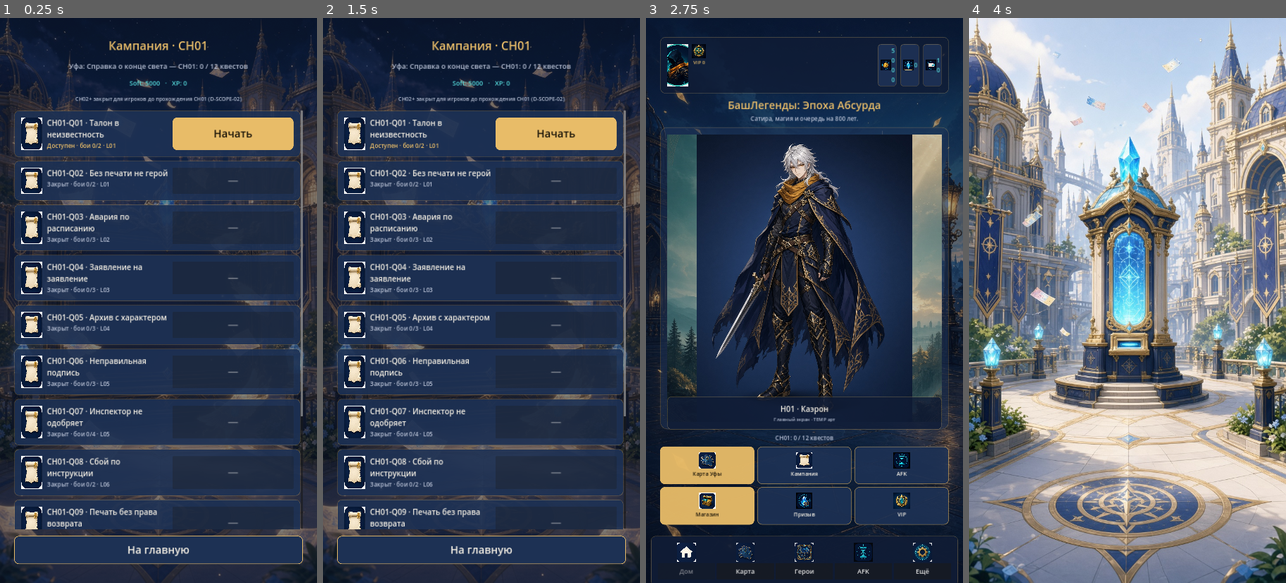
Above: before the commit, frames 1-4 (left to right).
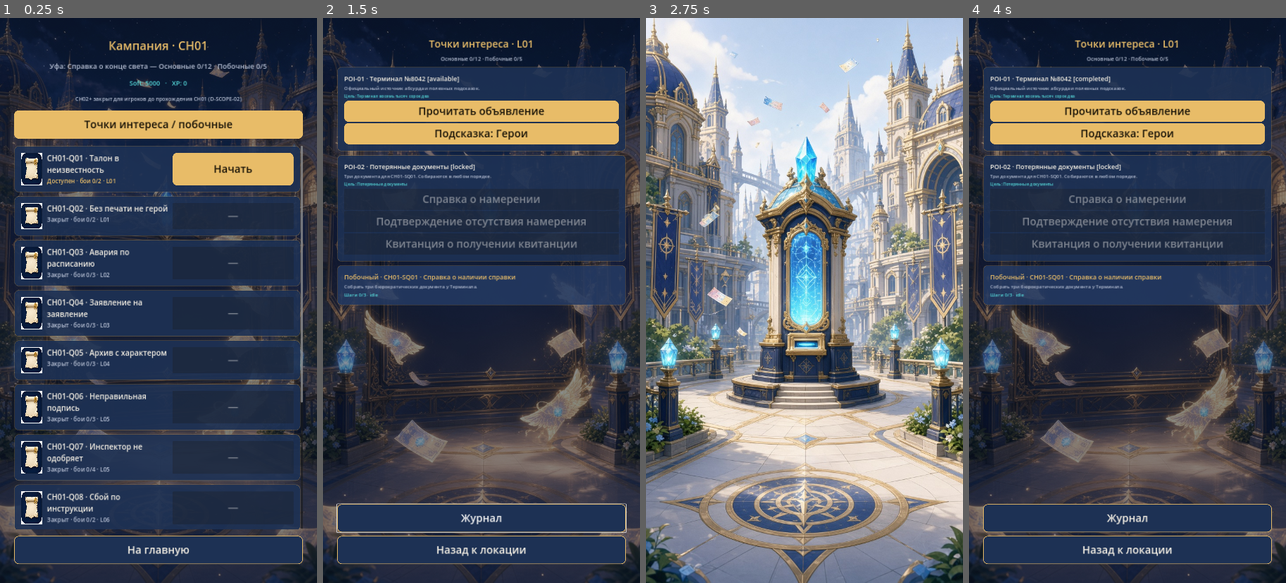
Above: after the commit, the same moments.

Repository: maillunex-lang/SarcasmAfk
Game: Godot game, scene res://scenes/campaign/campaign.tscn
The game is run twice, just before and just after one commit, with the same random seed, the same clock (stepped at 60 frames per second) and the same inputs. This scene is started directly instead of the project's main scene.
Inputs (mouse positions are in pixels of both pictures, inside the frame that each line leads up to):
- Up to frame 1 (0.25 s): no input
- Up to frame 2 (1.5 s): click (481, 125) at 0.5 s, where only the run after the commit has a clickable "Точки интереса / побочные"; click (481, 520) at 1.25 s, where only the run after the commit has a clickable "Журнал"
- Up to frame 3 (2.75 s): click (804, 549) at 2 s, where only the run after the commit has a clickable "Назад к локации"
- Up to frame 4 (4 s): click (1127, 481) at 2.75 s, where only the run after the commit has a clickable "Точки интереса / побочные"; click (1203, 131) at 3.5 s, where only the run before the commit has a clickable "Начать"

The runs differ from the first frame. In frame 1, 23% of the frame differs, in the area x 4-96%, y 8-91%; in frame 2, 45%; in frame 3, 96%, in the area x 0-100%, y 0-100%; in frame 4, 96%.

Commit message:
CH01 RPG expansion Slice C–D: POI UI, ApiClient, EX inserts, docs
Wire Godot POI/sidequest hub, campaign progress counters, mock/live
campaign client APIs, one-shot EX-01…06 inserts after key battles,
equip inventory uniqueness, and STATUS/TASK_QUEUE updates (T-156).

Co-authored-by: maillunex-lang <maillunex-lang@users.noreply.github.com>

Diff:
--- /dev/null
+++ b/client/scenes/poi/poi.tscn
@@ -0,0 +1,12 @@
+[gd_scene load_steps=2 format=3]
+
+[ext_resource type="Script" path="res://scripts/ui/poi_screen.gd" id="1_script"]
+
+[node name="POI" type="Control"]
+layout_mode = 3
+anchors_preset = 15
+anchor_right = 1.0
+anchor_bottom = 1.0
+grow_horizontal = 2
+grow_vertical = 2
+script = ExtResource("1_script")
--- a/client/scripts/autoload/app_router.gd
+++ b/client/scripts/autoload/app_router.gd
@@ -24,6 +24,7 @@
 const SCENE_CHAT := "res://scenes/chat/chat.tscn"
 const SCENE_SHOP := "res://scenes/shop/shop.tscn"
 const SCENE_VIP := "res://scenes/vip/vip.tscn"
+const SCENE_POI := "res://scenes/poi/poi.tscn"
 
 
 static func go(tree: SceneTree, path: String) -> void:
@@ -119,3 +120,7 @@
 
 static func to_vip(tree: SceneTree) -> void:
 	go(tree, SCENE_VIP)
+
+
+static func to_poi(tree: SceneTree) -> void:
+	go(tree, SCENE_POI)
--- a/client/scripts/autoload/game_state.gd
+++ b/client/scripts/autoload/game_state.gd
@@ -33,6 +33,10 @@
 var completed_quests: Dictionary = {}
 var completed_battles: Dictionary = {}
 var claimed_rewards: Dictionary = {}
+var sidequest_progress: Dictionary = {} # quest_id -> {state, completed_step_ids}
+var poi_progress: Dictionary = {} # poi_id -> {state, completed_actions}
+var journal_flags: Dictionary = {}
+var pending_expansion_dialogue_id: String = ""
 var active_quest_id: String = ""
 var active_battle_id: String = ""
 var pending_dialogue_quest_id: String = ""
@@ -377,6 +381,7 @@
 				info["quest_completed"] = true
 				active_quest_id = ""
 				active_battle_id = ""
+		_maybe_queue_expansion_insert(battle_id, true)
 		progress_changed.emit()
 		save_game()
 		return info
@@ -403,9 +408,39 @@
 			info["quest_completed"] = true
 			active_quest_id = ""
 			active_battle_id = ""
+	_maybe_queue_expansion_insert(battle_id, true)
 	progress_changed.emit()
 	save_game()
 	return info
+
+
+func _maybe_queue_expansion_insert(battle_id: String, after: bool) -> void:
+	## One-shot EX inserts from ch01_expansion_dialogues.json (do not replace main Q dialogues).
+	var trigger_map := {
+		"B01": "CH01-EX-01",
+		"B07": "CH01-EX-02",
+		"B13": "CH01-EX-03",
+		"B24": "CH01-EX-05",
+		"B30": "CH01-EX-06",
+	}
+	if not after:
+		if battle_id == "B20":
+			trigger_map = {"B20": "CH01-EX-04"}
+		else:
+			return
+	var ex_id := str(trigger_map.get(battle_id, ""))
+	if ex_id == "":
+		return
+	var flag := "seen_" + ex_id
+	if bool(journal_flags.get(flag, false)):
+		return
+	journal_flags[flag] = true
+	pending_expansion_dialogue_id = ex_id
+	if battle_id == "B24":
+		journal_flags["journal_seal_fragment"] = true
+	if battle_id == "B30":
+		journal_flags["ch01_act_complete"] = true
+
 
 
 func _next_incomplete_battle() -> String:
@@ -466,7 +501,151 @@
 	for q in catalog.quest_list():
 		if is_quest_completed(str(q.get("quest_id", ""))):
 			done += 1
-	return "CH01: %d / %d квестов" % [done, total]
+	var sq_done := sidequests_completed_count()
+	var sq_total := catalog.sidequest_list().size()
+	return "Основные %d/%d · Побочные %d/%d" % [done, total, sq_done, sq_total]
+
+
+func sidequests_completed_count() -> int:
+	var n := 0
+	for sq in catalog.sidequest_list():
+		var id := str(sq.get("quest_id", ""))
+		var st: Dictionary = sidequest_progress.get(id, {})
+		if str(st.get("state", "")) == "completed" or claimed_rewards.has(str(sq.get("reward_bundle_id", ""))):
+			n += 1
+	return n
+
+
+func is_sidequest_available(quest_id: String) -> bool:
+	var sq: Dictionary = catalog.get_sidequest(quest_id)
+	if sq.is_empty():
+		return false
+	var req := str(sq.get("required_quest", ""))
+	if req != "" and not is_quest_completed(req):
+		return false
+	var st: Dictionary = sidequest_progress.get(quest_id, {})
+	return str(st.get("state", "")) != "completed"
+
+
+func start_sidequest(quest_id: String) -> Dictionary:
+	var res: Dictionary = api.ch01_sidequest_start(quest_id)
+	if not bool(res.get("ok", false)):
+		return res
+	var sq: Dictionary = catalog.get_sidequest(quest_id)
+	sidequest_progress[quest_id] = {
+		"state": "active",
+		"completed_step_ids": [],
+	}
+	pending_expansion_dialogue_id = str(sq.get("start_dialogue_id", ""))
+	if not api.is_mock():
+		_apply_expansion_progress(res.get("progress", {}))
+	save_game()
+	progress_changed.emit()
+	return res
+
+
+func interact_poi(poi_id: String, action_id: String) -> Dictionary:
+	var res: Dictionary = api.ch01_poi_interact(poi_id, action_id)
+	if not bool(res.get("ok", false)):
+		return res
+	if api.is_mock():
+		_mock_apply_poi(poi_id, action_id, bool(res.get("puzzle_reset", false)))
+	else:
+		_apply_expansion_progress(res.get("progress", {}))
+	save_game()
+	progress_changed.emit()
+	return res
+
+
+func claim_sidequest(quest_id: String) -> Dictionary:
+	var res: Dictionary = api.ch01_sidequest_claim(quest_id)
+	if not bool(res.get("ok", false)):
+		return res
+	if api.is_mock() and not bool(res.get("already", false)):
+		var sq: Dictionary = catalog.get_sidequest(quest_id)
+		var bundle_id := str(sq.get("reward_bundle_id", ""))
+		var bundle: Dictionary = catalog.get_reward_bundle(bundle_id)
+		soft_currency += int(bundle.get("soft_currency", 0))
+		var inv: Dictionary = bundle.get("inventory", {})
+		for k in inv.keys():
+			inventory[str(k)] = int(inventory.get(str(k), 0)) + int(inv[k])
+		for eq in bundle.get("equipment", []):
+			inventory[str(eq)] = int(inventory.get(str(eq), 0)) + 1
+		claimed_rewards[bundle_id] = true
+		sidequest_progress[quest_id] = {
+			"state": "completed",
+			"completed_step_ids": sq.get("step_ids", []),
+		}
+		pending_expansion_dialogue_id = str(sq.get("complete_dialogue_id", ""))
+	elif not api.is_mock():
+		_apply_expansion_progress(res.get("progress", {}))
+	save_game()
+	progress_changed.emit()
+	return res
+
+
+func _mock_apply_poi(poi_id: String, action_id: String, puzzle_reset: bool) -> void:
+	var poi: Dictionary = catalog.get_poi(poi_id)
+	var sq_id := str(poi.get("sidequest_id", ""))
+	var step_id := ""
+	for a in poi.get("actions", []):
+		if str(a.get("action_id", "")) == action_id:
+			step_id = str(a.get("step_id", ""))
+			break
+	var poi_st: Dictionary = poi_progress.get(poi_id, {"state": "available", "completed_actions": []})
+	var actions: Array = poi_st.get("completed_actions", [])
+	if puzzle_reset and sq_id != "":
+		var sq_st: Dictionary = sidequest_progress.get(sq_id, {"state": "active", "completed_step_ids": [], "sequence_buffer": []})
+		sq_st["sequence_buffer"] = []
+		sidequest_progress[sq_id] = sq_st
+		return
+	if not actions.has(action_id):
+		actions.append(action_id)
+	poi_st["completed_actions"] = actions
+	poi_st["state"] = "completed" if bool(poi.get("one_time", false)) else "in_progress"
+	poi_progress[poi_id] = poi_st
+	var flag := str(poi.get("completion_flag", ""))
+	if flag != "":
+		journal_flags[flag] = true
+	if sq_id != "" and step_id != "":
+		var sq_def: Dictionary = catalog.get_sidequest(sq_id)
+		var sq_st2: Dictionary = sidequest_progress.get(sq_id, {"state": "active", "completed_step_ids": [], "sequence_buffer": []})
+		var seq: Array = sq_def.get("step_sequence", [])
+		if not bool(sq_def.get("steps_any_order", true)) and not seq.is_empty():
+			var buf: Array = sq_st2.get("sequence_buffer", [])
+			buf.append(step_id)
+			sq_st2["sequence_buffer"] = buf
+		var steps: Array = sq_st2.get("completed_step_ids", [])
+		if not steps.has(step_id):
+			steps.append(step_id)
+		sq_st2["completed_step_ids"] = steps
+		sq_st2["state"] = "active"
+		var required: Array = sq_def.get("step_ids", [])
+		var all_done := true
+		for s in required:
+			if not steps.has(str(s)):
+				all_done = false
+				break
+		if all_done:
+			sq_st2["state"] = "ready_to_claim"
+		sidequest_progress[sq_id] = sq_st2
+
+
+func _apply_expansion_progress(progress: Dictionary) -> void:
+	if typeof(progress) != TYPE_DICTIONARY or progress.is_empty():
+		return
+	if progress.has("sidequests"):
+		sidequest_progress = progress.get("sidequests")
+	if progress.has("poi_progress"):
+		poi_progress = progress.get("poi_progress")
+	if progress.has("journal_flags"):
+		journal_flags = progress.get("journal_flags")
+	if progress.has("claimed_rewards"):
+		claimed_rewards = progress.get("claimed_rewards")
+	if progress.has("soft_currency"):
+		soft_currency = int(progress.get("soft_currency"))
+	if progress.has("inventory"):
+		inventory = progress.get("inventory")
 
 
 ## Mid-quest resume CTA for Home. Empty dict = nothing to continue.
@@ -660,13 +839,24 @@
 	if not bool(owned_heroes.get(hero_id, false)):
 		return false
 	if not equipment.has(hero_id):
-		equipment[hero_id] = {"weapon": "", "armor": "", "accessory": ""}
+		equipment[hero_id] = {"weapon": "", "armor": "", "accessory": "", "relic": ""}
 	if not equipment[hero_id].has(slot):
-		return false
-	if item_id != "" and int(inventory.get(item_id, 0)) <= 0 and item_id != "starter_blade":
-		# allow empty unequip; starter free
-		if item_id not in ["starter_blade", "starter_mail", "starter_charm"]:
-			return false
+		equipment[hero_id][slot] = ""
+	var starters := ["starter_blade", "starter_mail", "starter_charm"]
+	if item_id != "" and int(inventory.get(item_id, 0)) <= 0 and item_id not in starters:
+		return false
+	var prev := str(equipment[hero_id].get(slot, ""))
+	if prev != "" and prev != item_id and prev not in starters:
+		inventory[prev] = int(inventory.get(prev, 0)) + 1
+	if item_id != "" and item_id not in starters:
+		inventory[item_id] = int(inventory.get(item_id, 0)) - 1
+		for hid in equipment.keys():
+			if str(hid) == hero_id:
+				continue
+			var eq: Dictionary = equipment[hid]
+			for s in eq.keys():
+				if str(eq[s]) == item_id:
+					eq[s] = ""
 	equipment[hero_id][slot] = item_id
 	save_game()
 	progress_changed.emit()
@@ -687,6 +877,9 @@
 		"completed_quests": completed_quests,
 		"completed_battles": completed_battles,
 		"claimed_rewards": claimed_rewards,
+		"sidequest_progress": sidequest_progress,
+		"poi_progress": poi_progress,
+		"journal_flags": journal_flags,
 		"active_quest_id": active_quest_id,
 		"active_battle_id": active_battle_id,
 		"pending_dialogue_quest_id": pending_dialogue_quest_id,
@@ -729,6 +922,9 @@
 	completed_quests = data.get("completed_quests", {})
 	completed_battles = data.get("completed_battles", {})
 	claimed_rewards = data.get("claimed_rewards", {})
+	sidequest_progress = data.get("sidequest_progress", {})
+	poi_progress = data.get("poi_progress", {})
+	journal_flags = data.get("journal_flags", {})
 	active_quest_id = str(data.get("active_quest_id", ""))
 	active_battle_id = str(data.get("active_battle_id", ""))
 	pending_dialogue_quest_id = str(data.get("pending_dialogue_quest_id", ""))
@@ -761,6 +957,10 @@
 	completed_quests.clear()
 	completed_battles.clear()
 	claimed_rewards.clear()
+	sidequest_progress.clear()
+	poi_progress.clear()
+	journal_flags.clear()
+	pending_expansion_dialogue_id = ""
 	active_quest_id = ""
 	active_battle_id = ""
 	pending_dialogue_quest_id = ""
--- a/client/scripts/net/api_client.gd
+++ b/client/scripts/net/api_client.gd
@@ -601,3 +601,84 @@
 	var res := _http("POST", path, {})
 	_log("POST", path, bool(res.get("ok", false)))
 	return res
+
+
+func ch01_sidequests() -> Dictionary:
+	var path := "/campaign/ch01/sidequests"
+	if use_mock:
+		var data := _read_json("res://data/quests/ch01_sidequests.json")
+		_log("GET", path, true)
+		return {"ok": true, "sidequests": data.get("sidequests", []), "mock": true}
+	if auth_token == "":
+		auth_anonymous()
+	var res := _http("GET", path)
+	_log("GET", path, bool(res.get("ok", false)))
+	return res
+
+
+func ch01_sidequest_start(quest_id: String) -> Dictionary:
+	var path := "/campaign/ch01/sidequests/%s/start" % quest_id
+	if use_mock:
+		_log("POST", path, true)
+		return {"ok": true, "mock": true, "quest_id": quest_id}
+	if auth_token == "":
+		auth_anonymous()
+	var res := _http("POST", path, {})
+	_log("POST", path, bool(res.get("ok", false)))
+	return res
+
+
+func ch01_sidequest_claim(quest_id: String) -> Dictionary:
+	var path := "/campaign/ch01/sidequests/%s/claim" % quest_id
+	if use_mock:
+		_log("POST", path, true)
+		return {"ok": true, "already": false, "mock": true, "quest_id": quest_id}
+	if auth_token == "":
+		auth_anonymous()
+	var res := _http("POST", path, {})
+	_log("POST", path, bool(res.get("ok", false)))
+	return res
+
+
+func ch01_poi_interact(poi_id: String, action_id: String) -> Dictionary:
+	var path := "/campaign/ch01/poi/%s/interact" % poi_id
+	if use_mock:
+		var puzzle_reset := false
+		# Client GameState applies sequence rules; mock flags wrong SQ02 order via GameState.
+		_log("POST", path, true)
+		return {"ok": true, "mock": true, "poi_id": poi_id, "action_id": action_id, "puzzle_reset": puzzle_reset}
+	if auth_token == "":
+		auth_anonymous()
+	var res := _http("POST", path, {"action_id": action_id})
+	_log("POST", path, bool(res.get("ok", false)))
+	return res
+
+
+func ch01_journal() -> Dictionary:
+	var path := "/campaign/ch01/journal"
+	if use_mock:
+		_log("GET", path, true)
+		return {
+			"ok": true,
+			"mock": true,
+			"journal_flags": GameState.journal_flags,
+			"sidequests": GameState.sidequest_progress,
+			"poi_progress": GameState.poi_progress,
+		}
+	if auth_token == "":
+		auth_anonymous()
+	var res := _http("GET", path)
+	_log("GET", path, bool(res.get("ok", false)))
+	return res
+
+
+func hero_skill_up(hero_id: String, skill_id: String) -> Dictionary:
+	var path := "/heroes/%s/skill-up" % hero_id
+	if use_mock:
+		_log("POST", path, true)
+		return {"ok": true, "mock": true, "hero_id": hero_id, "skill_id": skill_id}
+	if auth_token == "":
+		auth_anonymous()
+	var res := _http("POST", path, {"skill_id": skill_id})
+	_log("POST", path, bool(res.get("ok", false)))
+	return res
--- a/client/scripts/tools/smoke_ch01_expansion.gd
+++ b/client/scripts/tools/smoke_ch01_expansion.gd
@@ -100,6 +100,55 @@
 			push_error("FAIL missing main dialogue %s" % path)
 			failed = true
 
+	# Mock SQ01 flow (any order) + idempotent claim
+	gs.completed_quests["CH01-Q01"] = true
+	var start_res: Dictionary = gs.start_sidequest("CH01-SQ01")
+	if not bool(start_res.get("ok", false)):
+		push_error("FAIL start SQ01 %s" % start_res)
+		failed = true
+	for step in ["sq01_doc_2", "sq01_doc_1", "sq01_doc_3"]:
+		gs._mock_apply_poi("POI-02", step, false)
+	var claim1: Dictionary = gs.claim_sidequest("CH01-SQ01")
+	if not bool(claim1.get("ok", false)):
+		push_error("FAIL claim SQ01 %s" % claim1)
+		failed = true
+	if int(gs.inventory.get("mat_hero_exp", 0)) < 100:
+		push_error("FAIL SQ01 mat grant inv=%s" % gs.inventory)
+		failed = true
+	else:
+		print("OK mock SQ01 claim mats=", gs.inventory.get("mat_hero_exp"))
+
+	# SQ02 wrong order resets puzzle only
+	gs.completed_quests["CH01-Q03"] = true
+	gs.start_sidequest("CH01-SQ02")
+	gs._mock_apply_poi("POI-04", "sq02_seal_gold", true)
+	var sq02: Dictionary = gs.sidequest_progress.get("CH01-SQ02", {})
+	if not sq02.get("sequence_buffer", []).is_empty() and sq02.get("sequence_buffer", []).size() > 0:
+		# after reset buffer should be empty
+		pass
+	gs._mock_apply_poi("POI-04", "sq02_seal_blue", false)
+	gs._mock_apply_poi("POI-04", "sq02_seal_gold", false)
+	gs._mock_apply_poi("POI-04", "sq02_seal_empty", false)
+	gs.claim_sidequest("CH01-SQ02")
+	if int(gs.inventory.get("eq_ch01_clerk_coat", 0)) < 1:
+		push_error("FAIL SQ02 coat not granted")
+		failed = true
+	else:
+		print("OK mock SQ02 coat granted")
+	if not gs.equip_item("H01", "armor", "eq_ch01_clerk_coat"):
+		push_error("FAIL equip clerk coat")
+		failed = true
+	else:
+		print("OK equip clerk coat on H01")
+
+	# Scene exists
+	var poi_scene = load("res://scenes/poi/poi.tscn")
+	if poi_scene == null:
+		push_error("FAIL poi.tscn missing")
+		failed = true
+	else:
+		print("OK poi.tscn")
+
 	if failed:
 		push_error("smoke_ch01_expansion FAILED")
 		quit(1)
--- a/client/scripts/ui/campaign.gd
+++ b/client/scripts/ui/campaign.gd
@@ -32,6 +32,9 @@
 		18,
 		DesignTokens.COLOR_TEXT_MUTED
 	))
+	var poi_btn := DesignTokens.make_button("Точки интереса / побочные", true)
+	poi_btn.pressed.connect(func() -> void: SceneNav.to_poi(get_tree()))
+	vbox.add_child(poi_btn)
 
 	var scroll := ScrollContainer.new()
 	scroll.size_flags_vertical = Control.SIZE_EXPAND_FILL
--- a/client/scripts/ui/l01.gd
+++ b/client/scripts/ui/l01.gd
@@ -62,6 +62,10 @@
 	elif GameState.active_quest_id != "" and GameState.is_quest_completed(GameState.active_quest_id):
 		vbox.add_child(DesignTokens.make_label("Квест уже завершён — можно повторить бой из кампании.", 20, DesignTokens.COLOR_SUCCESS_MINT))
 
+	var poi := DesignTokens.make_button("Точки интереса / побочные", true)
+	poi.pressed.connect(func() -> void: SceneNav.to_poi(get_tree()))
+	vbox.add_child(poi)
+
 	var camp := DesignTokens.make_button("К списку квестов", false)
 	camp.pressed.connect(func() -> void: SceneNav.to_campaign(get_tree()))
 	vbox.add_child(camp)
--- /dev/null
+++ b/client/scripts/ui/poi_screen.gd
@@ -0,0 +1,202 @@
+extends "res://scripts/ui/screen_base.gd"
+## Location POI / sidequest hub for CH01 expansion.
+
+
+func _ready() -> void:
+	super._ready()
+	_set_bg_texture(AssetPaths.BG_CAMPAIGN)
+	var dim := ColorRect.new()
+	dim.color = Color(DesignTokens.COLOR_BG_NAVY, 0.5)
+	dim.set_anchors_and_offsets_preset(Control.PRESET_FULL_RECT)
+	dim.mouse_filter = Control.MOUSE_FILTER_IGNORE
+	add_child(dim)
+
+	var loc: Dictionary = GameState.current_location()
+	var loc_id := str(loc.get("location_id", "L01"))
+	var vbox := _make_root_vbox(Color(0, 0, 0, 0))
+	vbox.add_theme_constant_override("separation", 12)
+	vbox.add_child(DesignTokens.make_label("Точки интереса · %s" % loc_id, 34, DesignTokens.COLOR_ACCENT_GOLD))
+	vbox.add_child(DesignTokens.make_label(GameState.chapter_progress_text(), 18, DesignTokens.COLOR_TEXT_MUTED))
+
+	var scroll := ScrollContainer.new()
+	scroll.size_flags_vertical = Control.SIZE_EXPAND_FILL
+	vbox.add_child(scroll)
+	var list := VBoxContainer.new()
+	list.size_flags_horizontal = Control.SIZE_EXPAND_FILL
+	list.add_theme_constant_override("separation", 12)
+	scroll.add_child(list)
+
+	var pois: Array = GameState.catalog.poi_list_for_location(loc_id)
+	if pois.is_empty():
+		list.add_child(DesignTokens.make_label("В этой локации пока нет доступных точек.", 20, DesignTokens.COLOR_TEXT_MUTED))
+	for p in pois:
+		list.add_child(_poi_card(p))
+
+	# Sidequests for this location
+	for sq in GameState.catalog.sidequest_list():
+		if str(sq.get("location_id", "")) != loc_id:
+			continue
+		list.add_child(_sidequest_card(sq))
+
+	var journal := DesignTokens.make_button("Журнал", false)
+	journal.pressed.connect(func() -> void: _show_journal())
+	vbox.add_child(journal)
+	var back := DesignTokens.make_button("Назад к локации", false)
+	back.pressed.connect(func() -> void: SceneNav.to_location(get_tree()))
+	vbox.add_child(back)
+
+
+func _poi_card(p: Dictionary) -> PanelContainer:
+	var poi_id := str(p.get("poi_id", ""))
+	var req: Variant = p.get("required_quest")
+	var locked := false
+	if req != null and str(req) != "" and not GameState.is_quest_completed(str(req)):
+		locked = true
+	for flag in p.get("required_flags", []):
+		var f := str(flag)
+		if f.begins_with("battle:"):
+			var bid := f.substr(7)
+			if not GameState.is_battle_completed(bid):
+				locked = true
+		elif not bool(GameState.journal_flags.get(f, false)):
+			locked = true
+
+	var st_raw: Variant = GameState.poi_progress.get(poi_id, {})
+	var st: Dictionary = st_raw if typeof(st_raw) == TYPE_DICTIONARY else {}
+	var state := "locked" if locked else str(st.get("state", "available"))
+	if not locked and state == "locked":
+		state = "available"
+
+	var panel := PanelContainer.new()
+	panel.add_theme_stylebox_override(
+		"panel",
+		DesignTokens.make_panel_style(Color(DesignTokens.COLOR_BG_DEEP, 0.9), 14)
+	)
+	var box := VBoxContainer.new()
+	panel.add_child(box)
+	box.add_child(DesignTokens.make_label(
+		"%s · %s [%s]" % [poi_id, str(p.get("title", "")), state],
+		22,
+		DesignTokens.COLOR_TEXT_IVORY,
+		HORIZONTAL_ALIGNMENT_LEFT
+	))
+	box.add_child(DesignTokens.make_label(
+		str(p.get("description", "")),
+		16,
+		DesignTokens.COLOR_TEXT_MUTED,
+		HORIZONTAL_ALIGNMENT_LEFT
+	))
+	var goal := DesignTokens.make_label(
+		"Цель: %s" % str(p.get("accessibility_label", p.get("title", ""))),
+		14,
+		DesignTokens.COLOR_ACCENT_CYAN,
+		HORIZONTAL_ALIGNMENT_LEFT
+	)
+	box.add_child(goal)
+
+	for a in p.get("actions", []):
+		var aid := str(a.get("action_id", ""))
+		var btn := DesignTokens.make_button(str(a.get("label", aid)), not locked)
+		btn.disabled = locked
+		btn.custom_minimum_size = Vector2(0, 72)
+		var captured_poi := poi_id
+		var captured_action := aid
+		btn.pressed.connect(func() -> void: _on_action(captured_poi, captured_action))
+		box.add_child(btn)
+	return panel
+
+
+func _sidequest_card(sq: Dictionary) -> PanelContainer:
+	var qid := str(sq.get("quest_id", ""))
+	var st: Dictionary = GameState.sidequest_progress.get(qid, {})
+	var state := str(st.get("state", "idle"))
+	var available := GameState.is_sidequest_available(qid)
+	var panel := PanelContainer.new()
+	panel.add_theme_stylebox_override(
+		"panel",
+		DesignTokens.make_panel_style(Color(DesignTokens.COLOR_BG_ELEVATED, 0.85), 14)
+	)
+	var box := VBoxContainer.new()
+	panel.add_child(box)
+	box.add_child(DesignTokens.make_label(
+		"Побочный · %s · %s" % [qid, str(sq.get("title", ""))],
+		22,
+		DesignTokens.COLOR_ACCENT_GOLD,
+		HORIZONTAL_ALIGNMENT_LEFT
+	))
+	box.add_child(DesignTokens.make_label(
+		str(sq.get("synopsis", "")),
+		16,
+		DesignTokens.COLOR_TEXT_MUTED,
+		HORIZONTAL_ALIGNMENT_LEFT
+	))
+	var steps: Array = st.get("completed_step_ids", [])
+	box.add_child(DesignTokens.make_label(
+		"Шаги %d/%d · %s" % [steps.size(), sq.get("step_ids", []).size(), state],
+		16,
+		DesignTokens.COLOR_ACCENT_CYAN,
+		HORIZONTAL_ALIGNMENT_LEFT
+	))
+	if available and state != "completed" and state != "active" and state != "ready_to_claim":
+		var start := DesignTokens.make_button("Взять задание", true)
+		start.pressed.connect(func() -> void:
+			GameState.start_sidequest(qid)
+			SceneNav.to_poi(get_tree())
+		)
+		box.add_child(start)
+	if state == "ready_to_claim" or (steps.size() >= int(sq.get("step_ids", []).size()) and state != "completed" and steps.size() > 0):
+		var claim := DesignTokens.make_button("Забрать награду", true)
+		claim.pressed.connect(func() -> void:
+			GameState.claim_sidequest(qid)
+			SceneNav.to_poi(get_tree())
+		)
+		box.add_child(claim)
+	return panel
+
+
+func _on_action(poi_id: String, action_id: String) -> void:
+	var poi: Dictionary = GameState.catalog.get_poi(poi_id)
+	var sq_id := str(poi.get("sidequest_id", ""))
+	var puzzle_reset := false
+	if sq_id != "":
+		var sq: Dictionary = GameState.catalog.get_sidequest(sq_id)
+		var seq: Array = sq.get("step_sequence", [])
+		if not bool(sq.get("steps_any_order", true)) and not seq.is_empty():
+			var step_id := ""
+			for a in poi.get("actions", []):
+				if str(a.get("action_id", "")) == action_id:
+					step_id = str(a.get("step_id", ""))
+					break
+			var st: Dictionary = GameState.sidequest_progress.get(sq_id, {"sequence_buffer": []})
+			var buf: Array = st.get("sequence_buffer", [])
+			var expect := buf.size()
+			if expect < seq.size() and str(seq[expect]) != step_id:
+				puzzle_reset = true
+	var res: Dictionary = GameState.api.ch01_poi_interact(poi_id, action_id)
+	if puzzle_reset:
+		res["puzzle_reset"] = true
+	if bool(res.get("ok", false)):
+		if GameState.api.is_mock():
+			GameState._mock_apply_poi(poi_id, action_id, bool(res.get("puzzle_reset", false)))
+			GameState.save_game()
+			GameState.progress_changed.emit()
+		else:
+			GameState._apply_expansion_progress(res.get("progress", {}))
+			GameState.save_game()
+	# Show one-shot dialogue if present
+	var dlg_id := str(poi.get("dialogue_id", ""))
+	if dlg_id != "":
+		GameState.pending_expansion_dialogue_id = dlg_id
+	SceneNav.to_poi(get_tree())
+
+
+func _show_journal() -> void:
+	var res: Dictionary = GameState.api.ch01_journal()
+	var flags: Dictionary = res.get("journal_flags", GameState.journal_flags)
+	var lines: PackedStringArray = []
+	for k in flags.keys():
+		if bool(flags[k]):
+			lines.append(str(k))
+	if lines.is_empty():
+		lines.append("(пусто)")
+	OS.alert("Журнал:\n" + "\n".join(lines), "Сюжетный журнал")
Not shown, changed: docs/CH01_RPG_EXPANSION.md
Not shown, changed: docs/STATUS.md
Not shown, changed: docs/TASK_QUEUE.md
